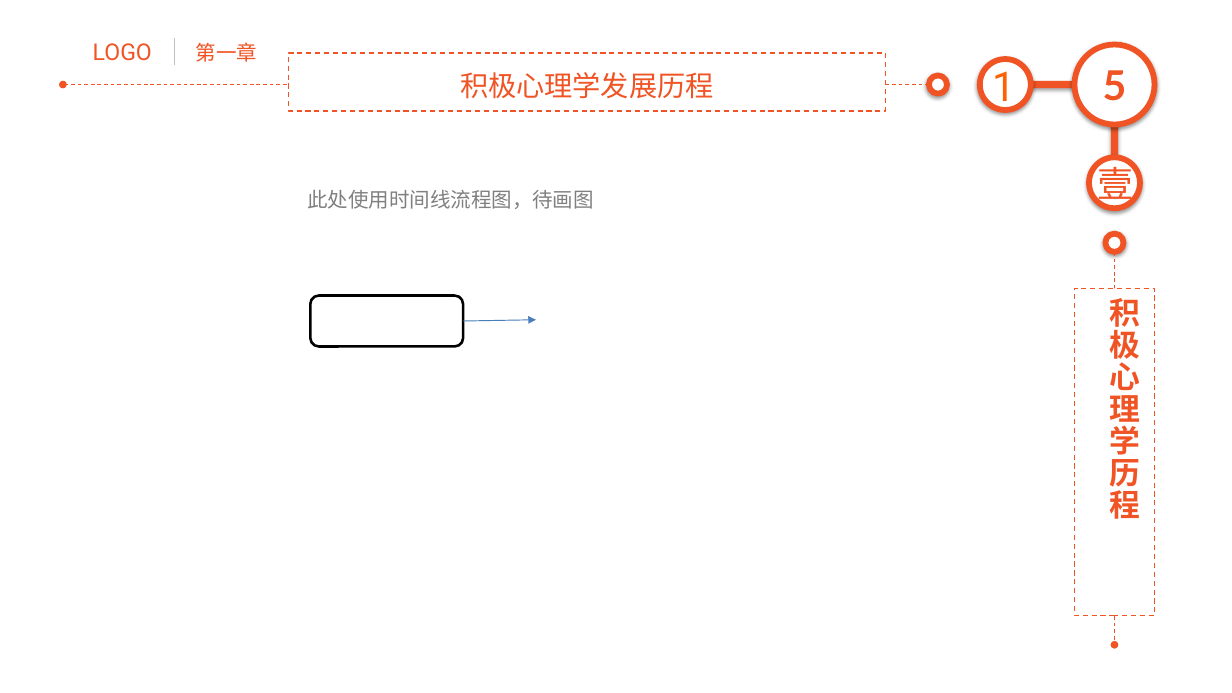
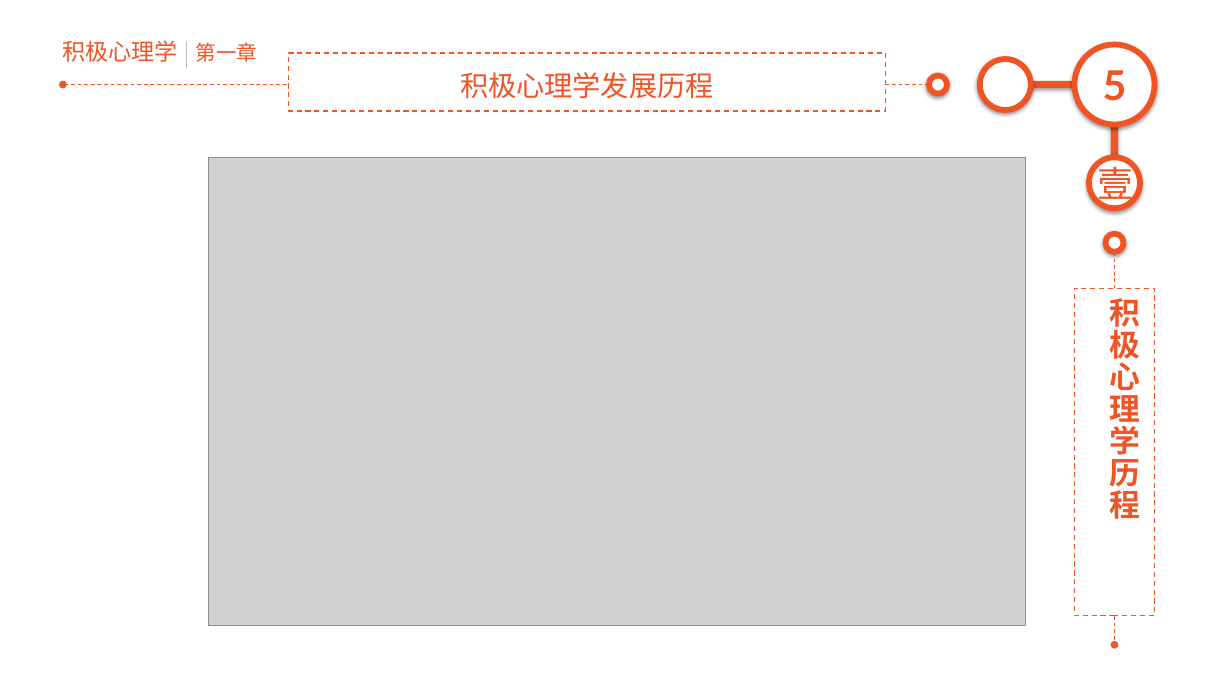
Before and after one commit to junstudys/positive-psychology, a slide deck: slide 5 of 积极心理学探索.pptx. Drawn at 1232x693 pixels with LibreOffice and Linux fonts; fonts in the diff are those of the drawing; grey boxes stand for pictures. Boxes give left, top, right and bottom in pixels: in the first picture for what was removed or moved away, otherwise in the second. Text is boxed around its words. In the diff, an @@ line names an element or a change of style, - is before the commit and + after.

```diff
--- a/积极心理学探索.pptx
+++ b/积极心理学探索.pptx
@@ text added at (x1=62, y1=40, x2=178, y2=62), 18 pt, text #F05425 @@
+积极心理学
@@ text removed at (x1=93, y1=43, x2=152, y2=61) @@
-LOGO
@@ line moved from (175, 38) - (175, 65) to (187, 42) - (187, 67) @@
@@ text removed at (x1=992, y1=63, x2=1015, y2=111) @@
-1
@@ picture added at (x1=209, y1=157, x2=1026, y2=625) @@
@@ text removed at (x1=307, y1=190, x2=593, y2=209) @@
-此处使用时间线流程图，待画图
@@ rounded rectangle removed at (x1=311, y1=296, x2=463, y2=347) @@
@@ arrow removed from (463, 321) to (536, 320) @@
```
Also in this commit, not shown: 19 other slides changed, 2 slides added, 28 other files.
